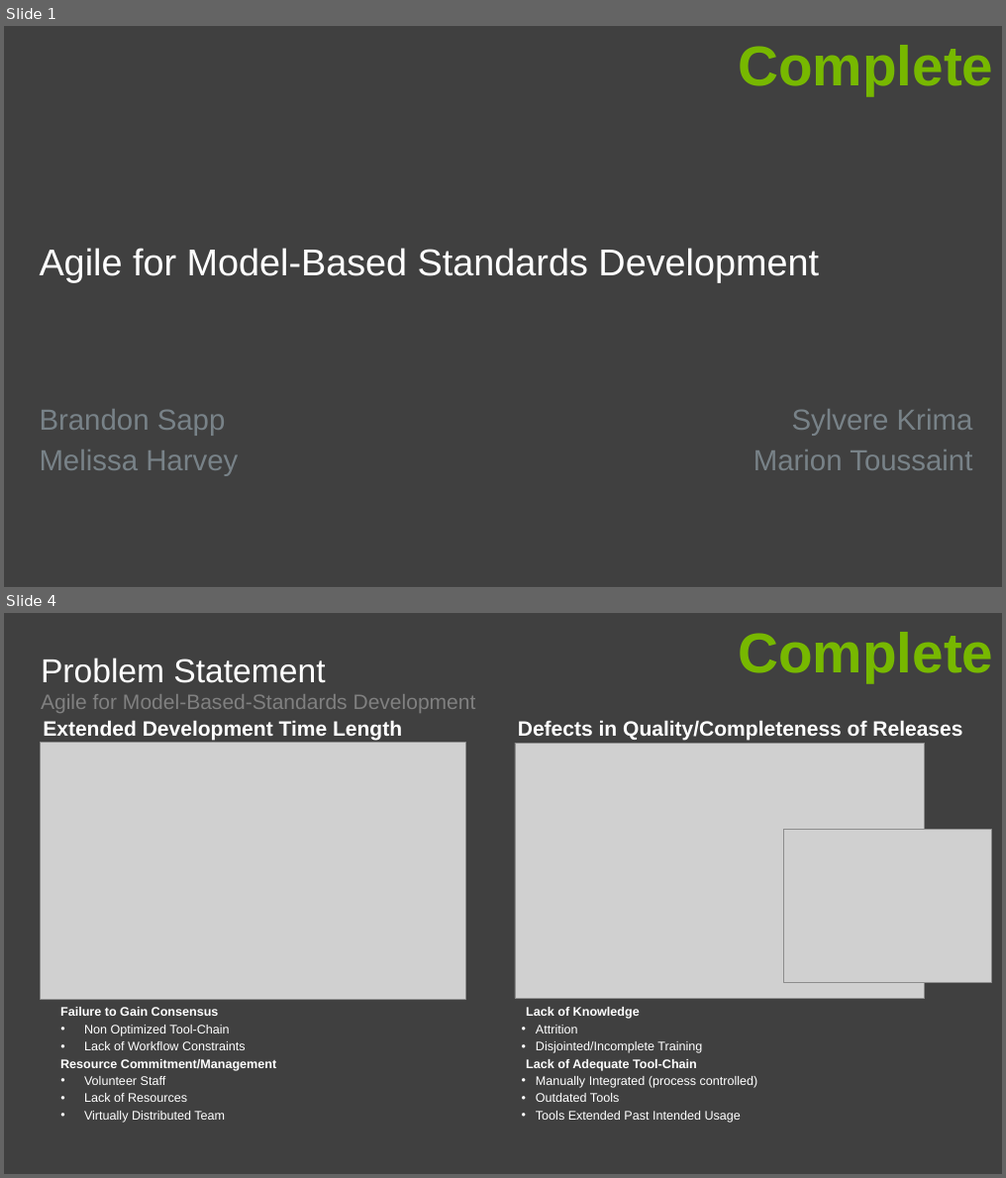
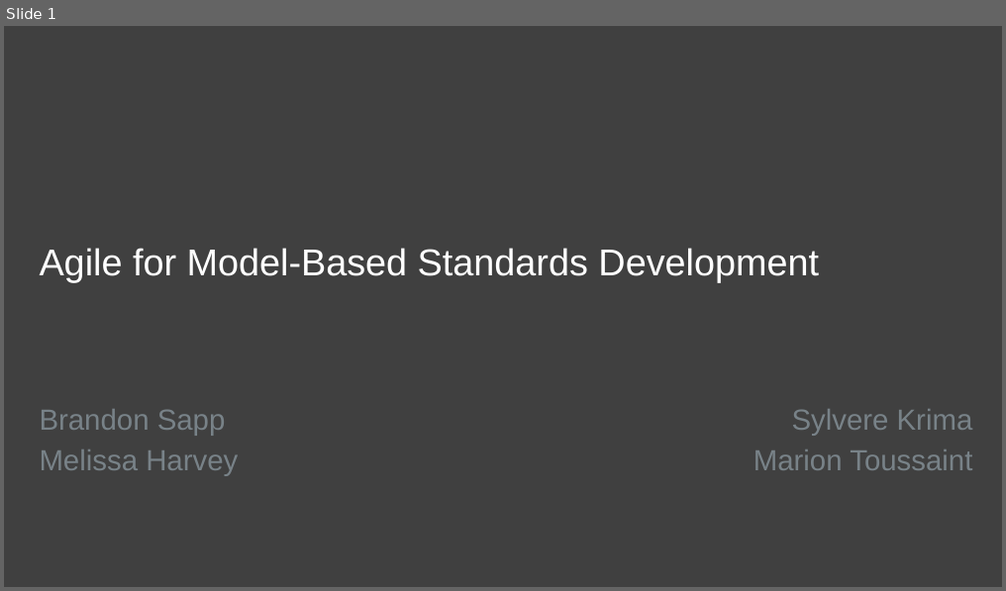
Before and after one commit to agile4mbsd/papers, a slide deck: 01 - Agile for Model-Based Standards Development/D - Presentations/PDES.Presentation.pptx. Shown one above the other, each under a label of ours: slides 1 and 4 before the commit, slide 1 after it; the slides between them are not shown. The pictures are 1006x1178 and 1006x591 pixels, drawn with LibreOffice and Linux fonts; fonts in the diff are those of the drawing; grey boxes stand for pictures; background and template pictures are left out. Boxes give left, top, right and bottom in pixels: in the first picture for what was removed or moved away, otherwise in the second. Text is boxed around its words. In the diff, an @@ line names an element or a change of style, - is before the commit and + after.

```diff
--- a/01 - Agile for Model-Based Standards Development/D - Presentations/PDES.Presentation.pptx
+++ b/01 - Agile for Model-Based Standards Development/D - Presentations/PDES.Presentation.pptx
@@ slide 4 removed at (x1=4, y1=613, x2=1002, y2=1174), background #404040 @@
@@ text removed at (x1=738, y1=632, x2=993, y2=682) @@
-Complete
@@ title removed at (x1=41, y1=658, x2=325, y2=683) @@
-Problem Statement
@@ text removed at (x1=41, y1=694, x2=476, y2=713) @@
-Agile for Model-Based-Standards Development
@@ text removed at (x1=37, y1=718, x2=496, y2=741) @@
-  Extended Development Time Length
@@ rectangle removed at (x1=512, y1=718, x2=970, y2=741) @@
-  Defects in Quality/Completeness of Releases
@@ picture removed at (x1=40, y1=743, x2=465, y2=999) @@
@@ picture removed at (x1=515, y1=743, x2=924, y2=998) @@
@@ picture removed at (x1=784, y1=830, x2=991, y2=983) @@
@@ text removed at (x1=60, y1=1007, x2=276, y2=1123) @@
-  Failure to Gain Consensus
-  • Non Optimized Tool-Chain
-  • Lack of Workflow Constraints
-  Resource Commitment/Management
-  • Volunteer Staff
-  • Lack of Resources
-  • Virtually Distributed Team
@@ text removed at (x1=526, y1=1007, x2=758, y2=1123) @@
-  Lack of Knowledge
-  • Attrition
-  • Disjointed/Incomplete Training
-  Lack of Adequate Tool-Chain
-  • Manually Integrated (process controlled)
-  • Outdated Tools
-  • Tools Extended Past Intended Usage
@@ slide 1 changed as well @@
@@ text removed at (x1=738, y1=45, x2=993, y2=95) @@
-Complete
```
Also in this commit, not shown: 3 other slides changed, 7 slides added, 6 other slides removed.
